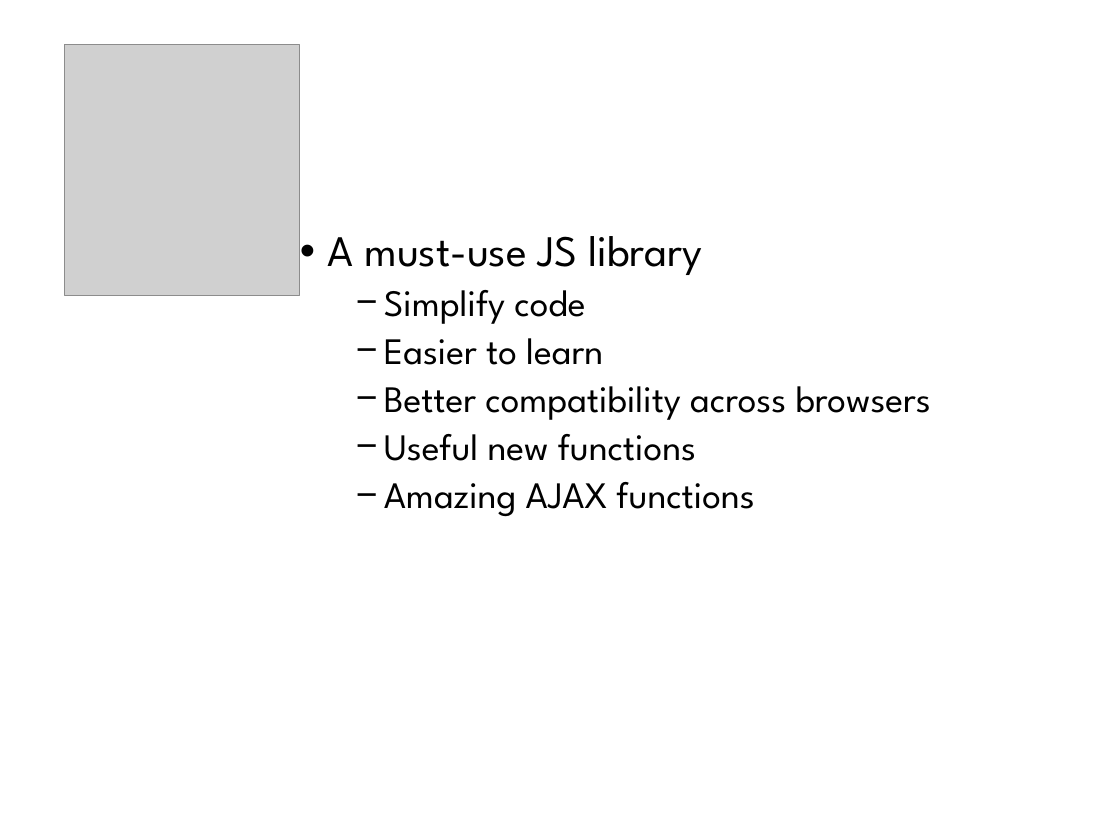
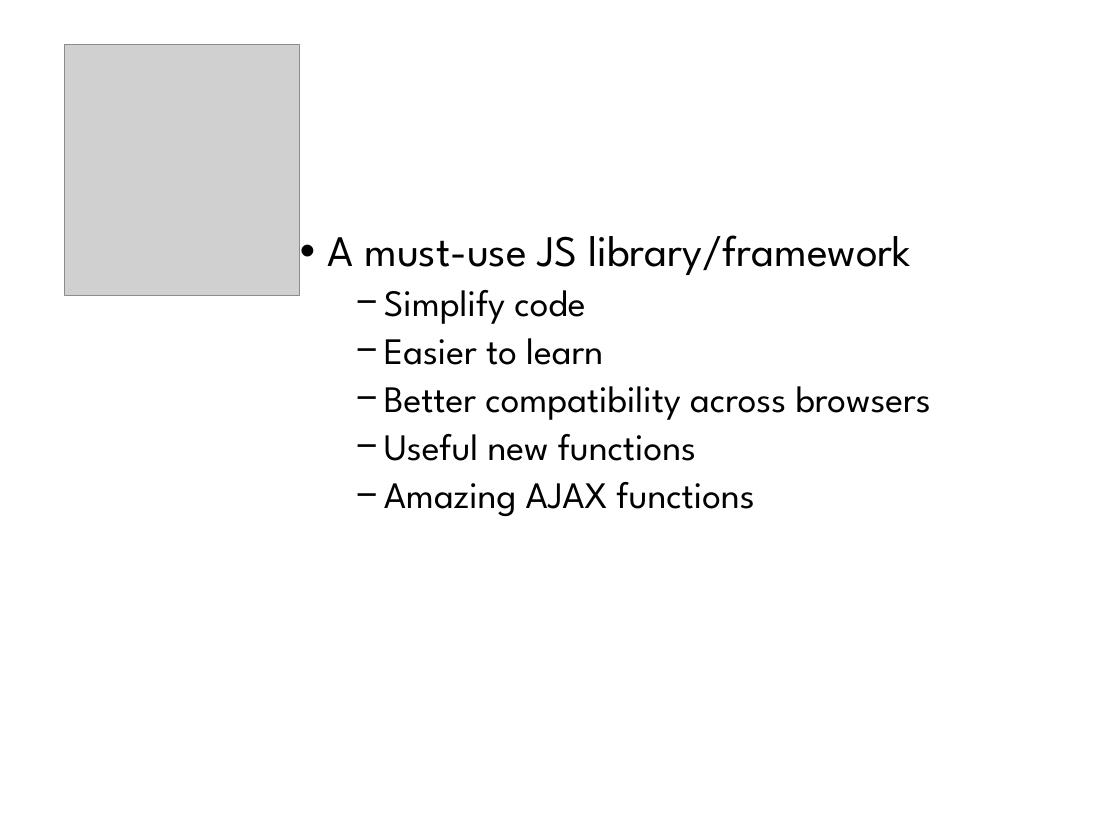
Before and after one commit to Yi-Chia-Chen/my-website, a slide deck: slide 110 of Files/Slides/Web Development_Yi-Chia Chen.pptx (slide 103 before the commit). Drawn at 1120x840 pixels with LibreOffice and Linux fonts; fonts in the diff are those of the drawing; grey boxes stand for pictures. Boxes give left, top, right and bottom in pixels: in the first picture for what was removed or moved away, otherwise in the second. Text is boxed around its words. In the diff, an @@ line names an element or a change of style, - is before the commit and + after.

```diff
--- a/Files/Slides/Web Development_Yi-Chia Chen.pptx
+++ b/Files/Slides/Web Development_Yi-Chia Chen.pptx
@@ text at bbox=[328, 235, 911, 275]: text changed @@
-• A must-use JS library
+• A must-use JS library/framework
```
Also in this commit, not shown: 23 other slides changed, 19 slides added, 11 slides removed, 3 other files.
